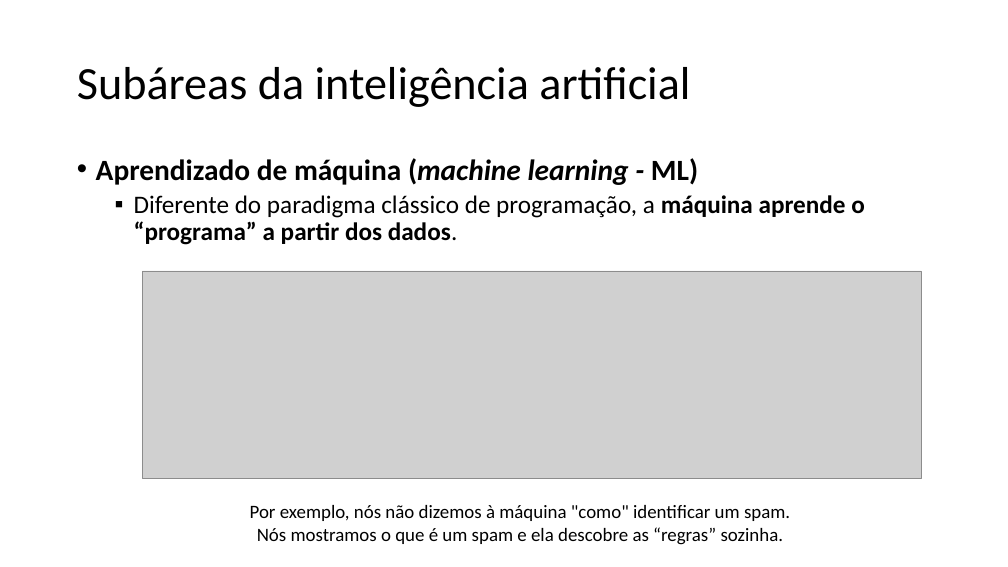
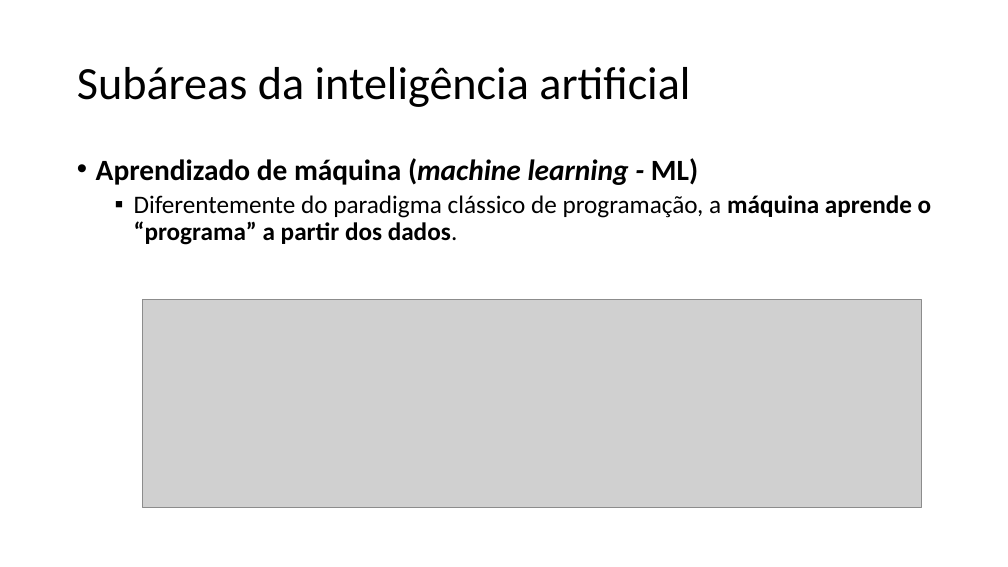
Before and after one commit to zz4fap/c24_inteligencia_artificial, a slide deck: slide 48 of slides/C24_Introdução.pptx. Drawn at 1008x567 pixels with LibreOffice and Linux fonts; fonts in the diff are those of the drawing; grey boxes stand for pictures. Boxes give left, top, right and bottom in pixels: in the first picture for what was removed or moved away, otherwise in the second. Text is boxed around its words. In the diff, an @@ line names an element or a change of style, - is before the commit and + after.

```diff
--- a/slides/C24_Introdução.pptx
+++ b/slides/C24_Introdução.pptx
@@ text at [134,195,932,245]: text changed @@
-  ▪ Diferente do paradigma clássico de programação, a máquina aprende o “programa” a partir dos dados.
+  ▪ Diferentemente do paradigma clássico de programação, a máquina aprende o “programa” a partir dos dados.
@@ picture: place and size @@
-picture at [142,271,921,479]
+picture at [142,299,921,507]
@@ text removed at [250,505,790,545] @@
-Por exemplo, nós não dizemos à máquina "como" identificar um spam.
-Nós mostramos o que é um spam e ela descobre as “regras” sozinha.
```
Also in this commit, not shown: 21 other slides changed, 1 slide added, 1 other file.
